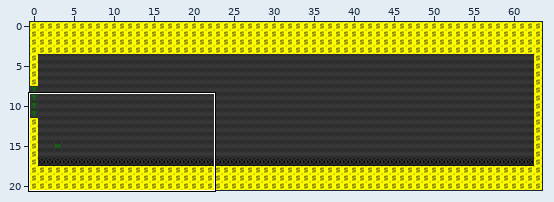
Two states of a Tiled map (JSON), content/levels/galileosquare.json. Above, an overview of the earlier version with the close-up marked.
Close-up. Earlier state:
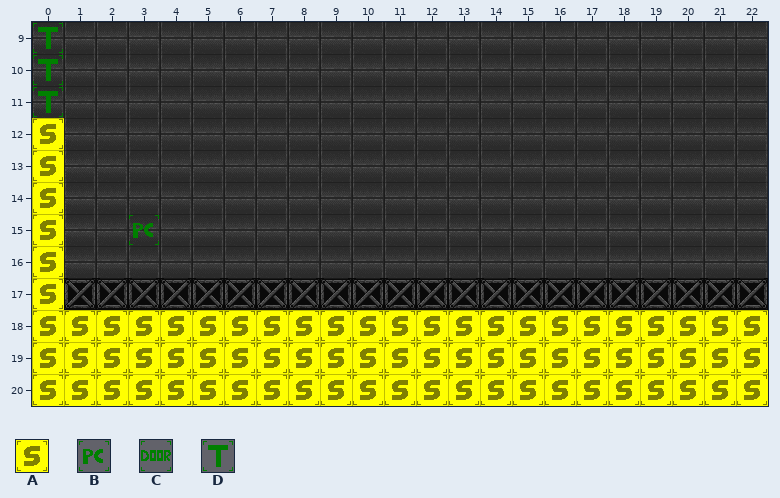
Cells are 32x32 px. Shown: x 0..22, y 9..20. The commit also changed other parts of the map, which this record leaves out.
Key: from "Terrain": A 0; from "entities": B 0, C 1, D 5.
_ is an empty cell.
Objects are placed by their top-left corner, in cells (3,4 is the top-left corner of cell 3,4); size is 1x1 cell unless given.
Layers that did not change in this view are not listed.
Layer "terrain" before, first column x 0:
 9 _______________________
10 _______________________
11 _______________________
12 A______________________
13 A______________________
14 A______________________
15 A______________________
16 A______________________
17 A______________________
18 AAAAAAAAAAAAAAAAAAAAAAA
19 AAAAAAAAAAAAAAAAAAAAAAA
20 AAAAAAAAAAAAAAAAAAAAAAA
Objects on layer "entities" before:
D "exit.south" at 0,9
D "exit.south" at 0,10
D "exit.south" at 0,11
B "pc" at 3,15
C "door" at 13,20
After:
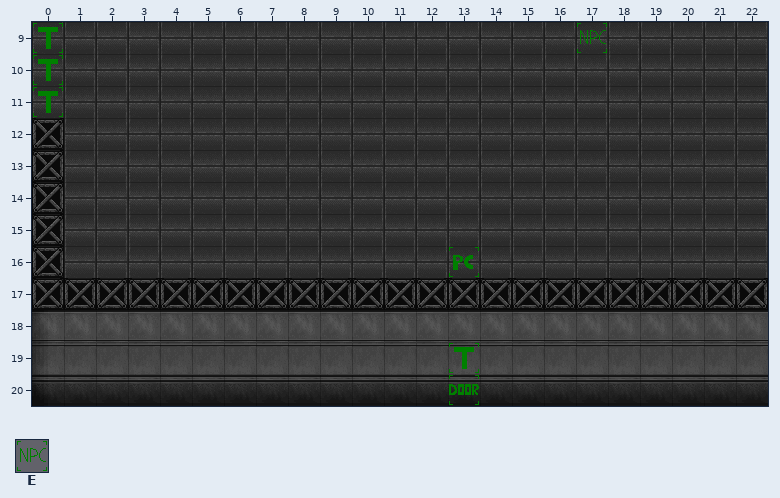
Further tiles: from "entities": E 3.
The edit:
Layer "entities":
A new object: E "juggler" at 17,9.
Object B "pc" at 3,15 becomes B "pc" at 13,16.
A new object: D "exit.docks" at 13,19.
Layer "terrain" (now hidden):
Tile A is removed in rows 12 to 17 at x 0; in rows 18 to 20 at x 0 to 22.
Where, in picture pixels (left, top, right, bottom), the same in both close-ups:
added: (577, 23, 607, 53)
changed: (32, 118, 768, 406)
